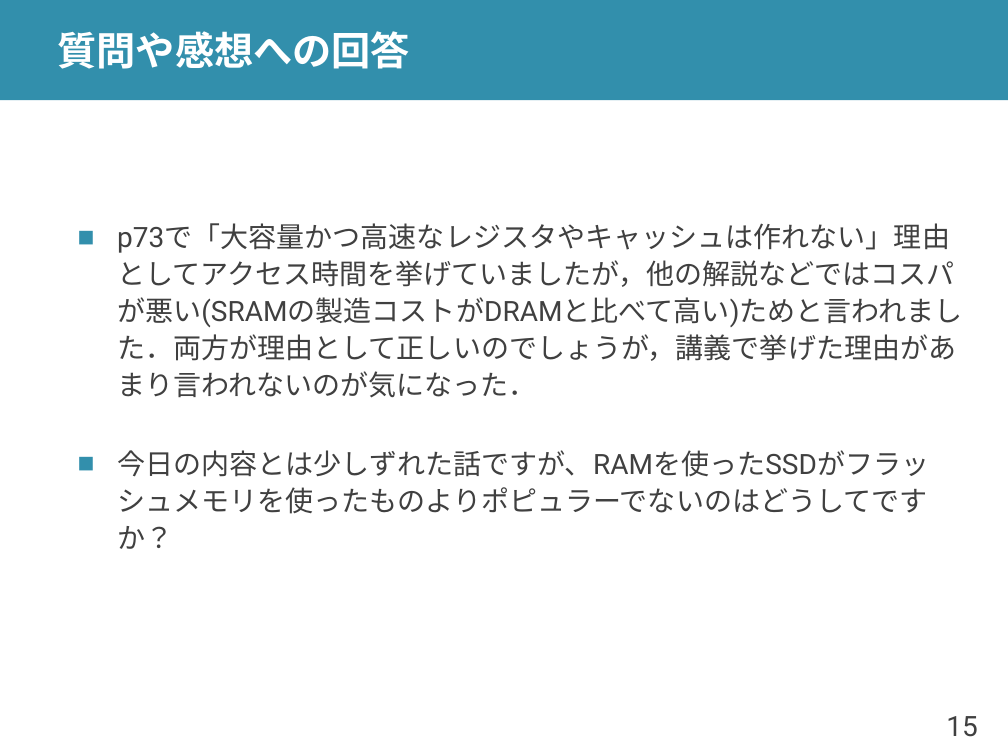
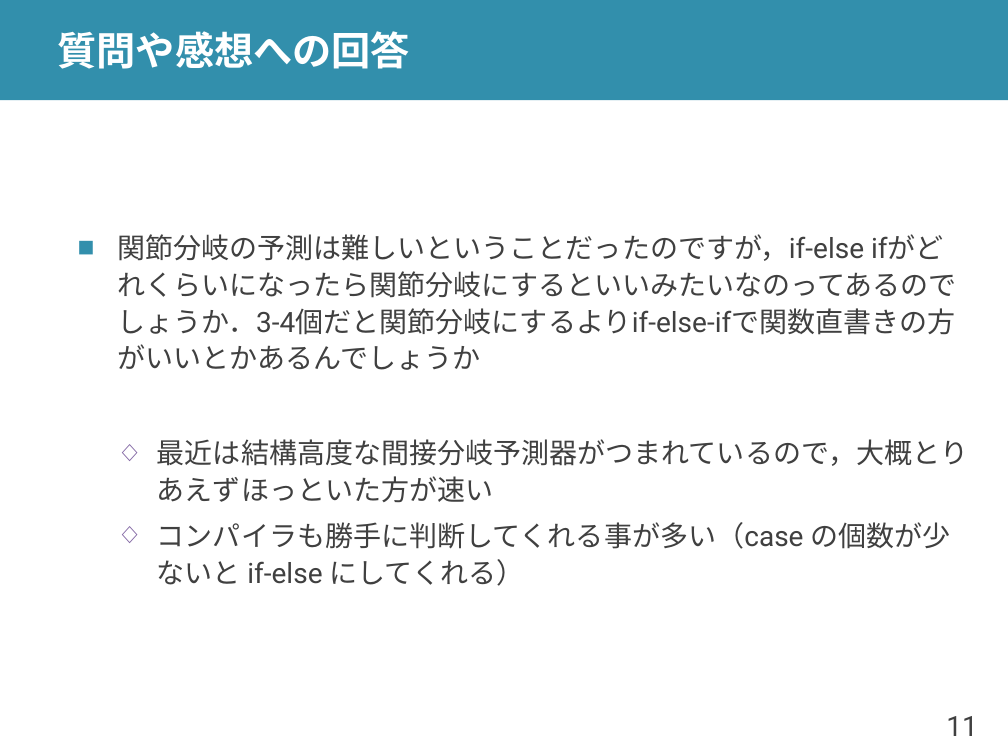
Before and after one commit to shioyadan/advanced-computer-organization, a slide deck: slide 11 of aco-shioya-08.pptx (slide 15 before the commit). Drawn at 1008x756 pixels with LibreOffice and Linux fonts; fonts in the diff are those of the drawing. Boxes give left, top, right and bottom in pixels: in the first picture for what was removed or moved away, otherwise in the second. Text is boxed around its words. In the diff, an @@ line names an element or a change of style, - is before the commit and + after.

```diff
--- a/aco-shioya-08.pptx
+++ b/aco-shioya-08.pptx
@@ text at (117,234,968,586): text changed @@
-■ p73で「大容量かつ高速なレジスタやキャッシュは作れない」理由としてアクセス時間を挙げていましたが，他の解説などではコスパが悪い(SRAMの製造コストがDRAMと比べて高い)ためと言われました．両方が理由として正しいのでしょうが，講義で挙げた理由があまり言われないのが気になった．
-■ 今日の内容とは少しずれた話ですが、RAMを使ったSSDがフラッシュメモリを使ったものよりポピュラーでないのはどうしてですか？
+■ 関節分岐の予測は難しいということだったのですが，if-else ifがどれくらいになったら関節分岐にするといいみたいなのってあるのでしょうか．3-4個だと関節分岐にするよりif-else-ifで関数直書きの方がいいとかあるんでしょうか
+  ◇ 最近は結構高度な間接分岐予測器がつまれているので，大概とりあえずほっといた方が速い
+  ◇ コンパイラも勝手に判断してくれる事が多い（case の個数が少ないと if-else にしてくれる）
@@ page number at (946,716,977,736): text changed @@
-15
+11
```
Also in this commit, not shown: 24 other slides changed, 7 slides added, 2 slides removed, 1 other file.
